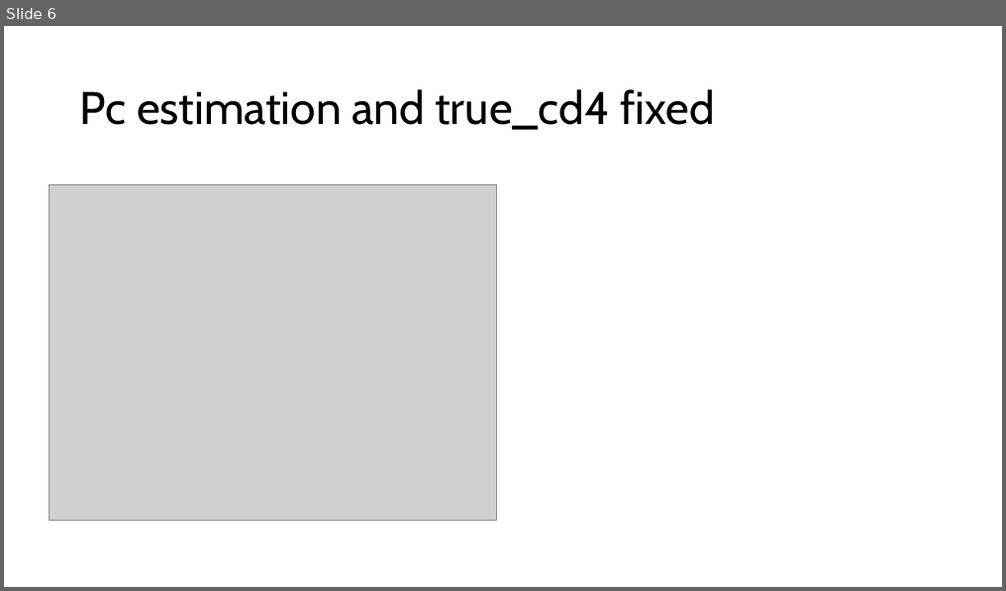
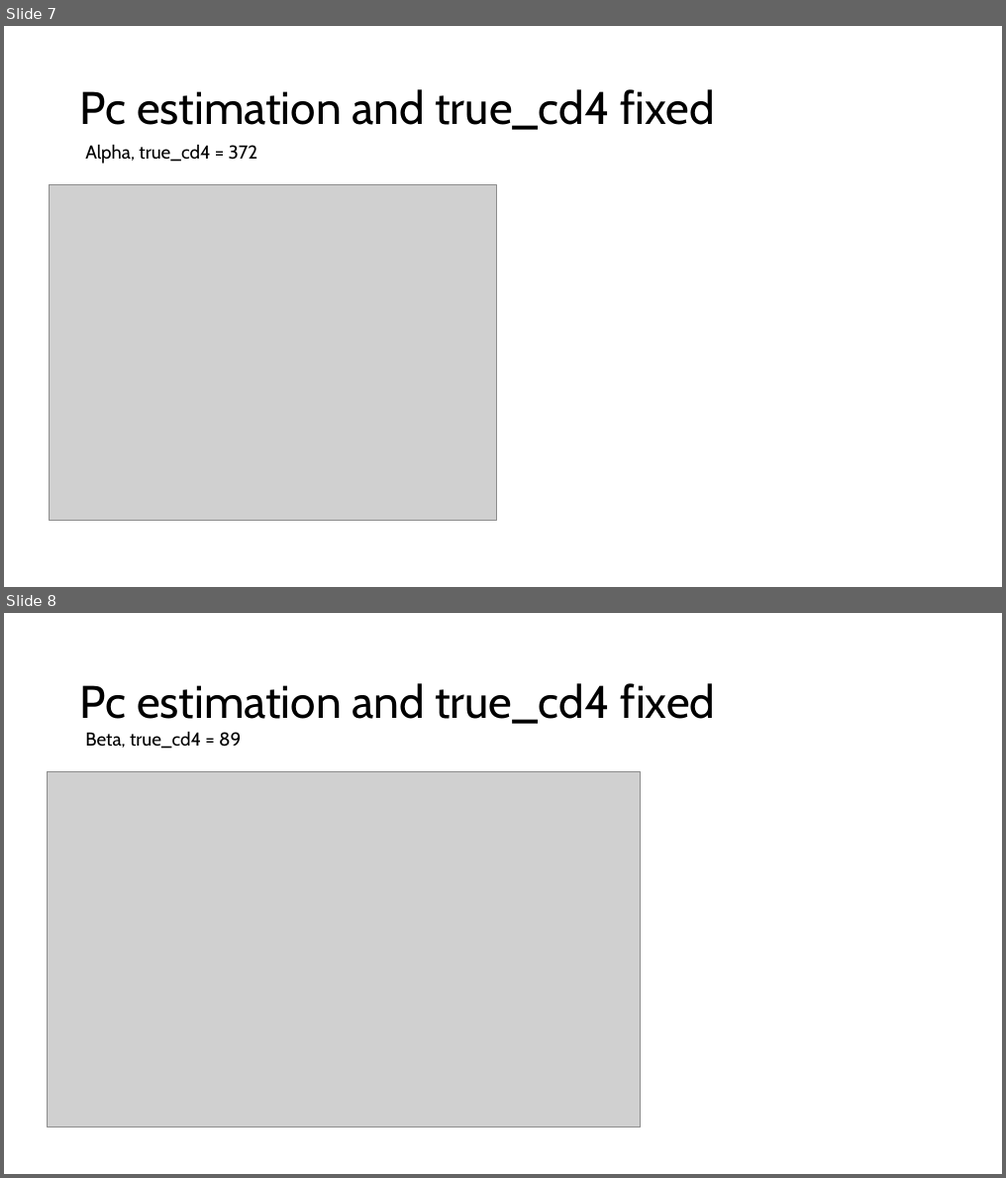
Before and after one commit to belacharv/Boehm_TCR_editing, a slide deck: prezentace/251002_cell_fate_boehm_layers_pc_est_n4_fixed.pptx. Shown one above the other, each under a label of ours: slide 6 before the commit, slides 7 and 8 after it. The pictures are 1006x591 and 1006x1178 pixels, drawn with LibreOffice and Linux fonts; fonts in the diff are those of the drawing; grey boxes stand for pictures. Boxes give left, top, right and bottom in pixels: in the first picture for what was removed or moved away, otherwise in the second. Text is boxed around its words. In the diff, an @@ line names an element or a change of style, - is before the commit and + after.

```diff
--- a/prezentace/251002_cell_fate_boehm_layers_pc_est_n4_fixed.pptx
+++ b/prezentace/251002_cell_fate_boehm_layers_pc_est_n4_fixed.pptx
@@ slide 8 added at [4, 613, 1002, 1174], background #FFFFFF @@
@@ text added at [80, 683, 715, 724], 44 pt, text #000000 @@
+Pc estimation and true_cd4 fixed
@@ text added at [85, 731, 241, 749], 18 pt, text #000000 @@
+Beta, true_cd4 = 89
@@ picture added at [47, 771, 641, 1128] @@
@@ what was slide 6 is now slide 7 @@
@@ slide 7 changed as well @@
@@ text added at [85, 144, 258, 164], 18 pt, text #000000 @@
+Alpha, true_cd4 = 372
```
Also in this commit, not shown: 5 other slides changed, 3 other slides added, 5 other files.
